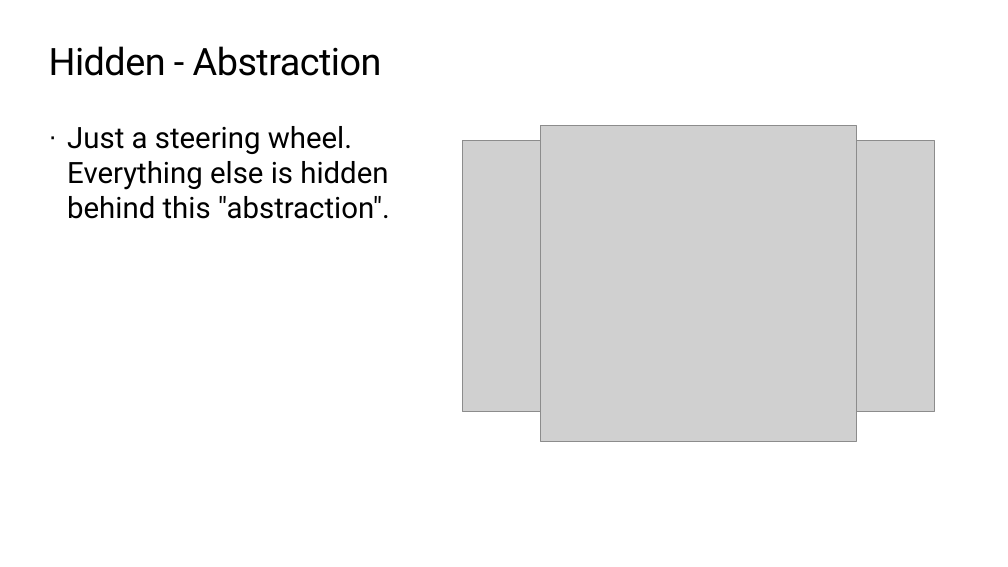
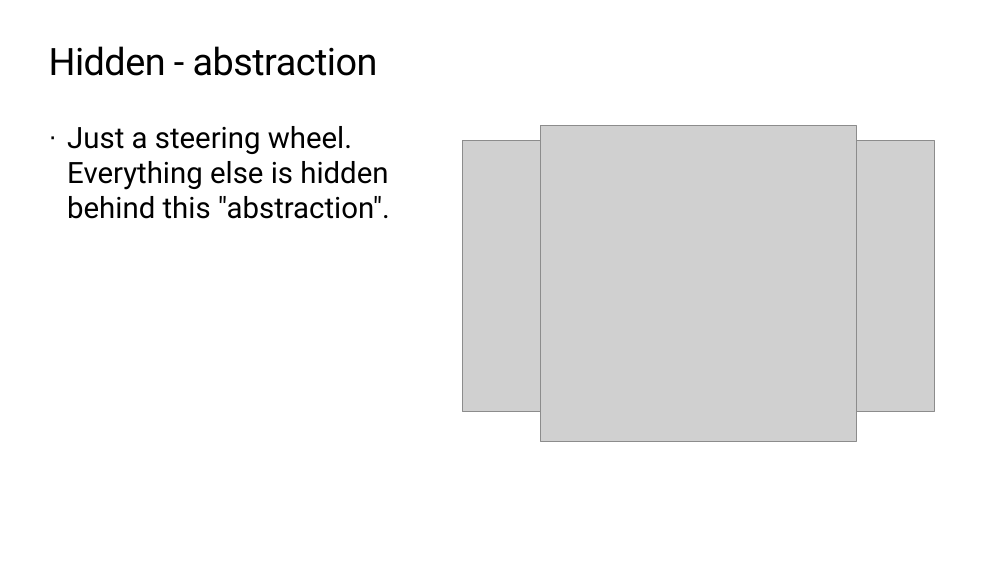
Before and after one commit to TEALSK12/2nd-semester-introduction-to-computer-science, a slide deck: slide 9 of units/3_unit/slidedecks/Intro Python 3.02 TEALS.pptx. Drawn at 1008x567 pixels with LibreOffice and Linux fonts; fonts in the diff are those of the drawing; grey boxes stand for pictures; background and template pictures are left out. Boxes give left, top, right and bottom in pixels: in the first picture for what was removed or moved away, otherwise in the second. Text is boxed around its words. In the diff, an @@ line names an element or a change of style, - is before the commit and + after.

```diff
--- a/units/3_unit/slidedecks/Intro Python 3.02 TEALS.pptx
+++ b/units/3_unit/slidedecks/Intro Python 3.02 TEALS.pptx
@@ title at (49, 46, 378, 76): text changed @@
-Hidden - Abstraction
+Hidden - abstraction
```
Also in this commit, not shown: 14 other slides changed.
